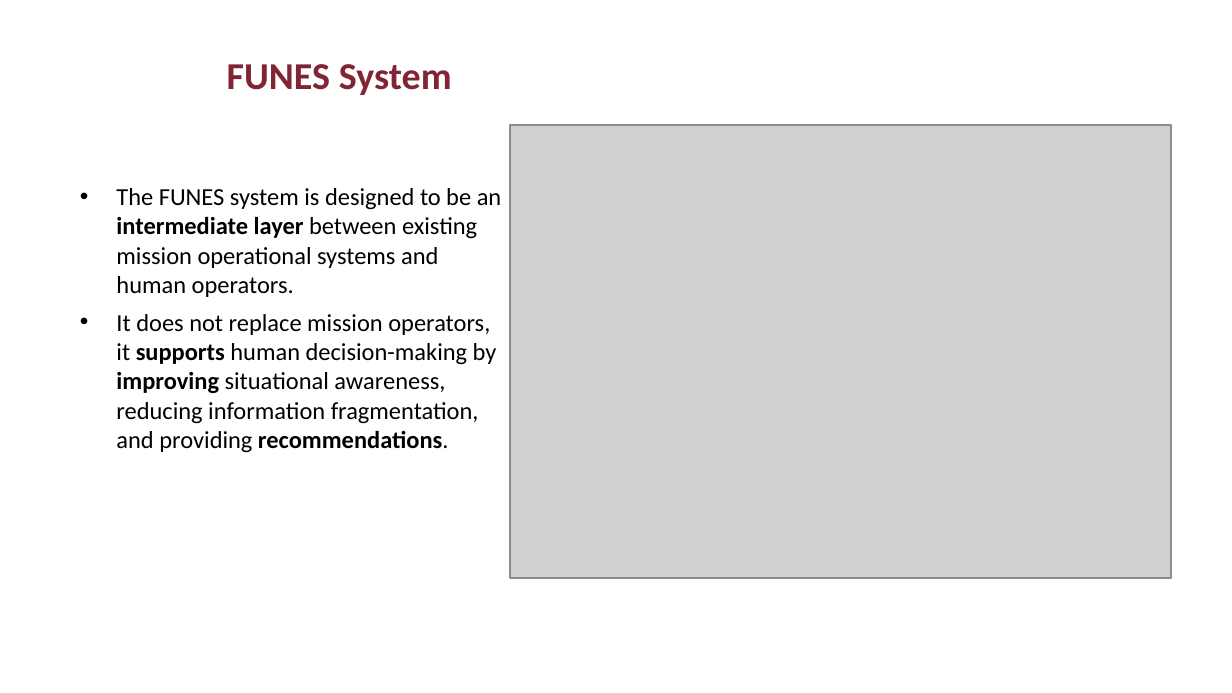
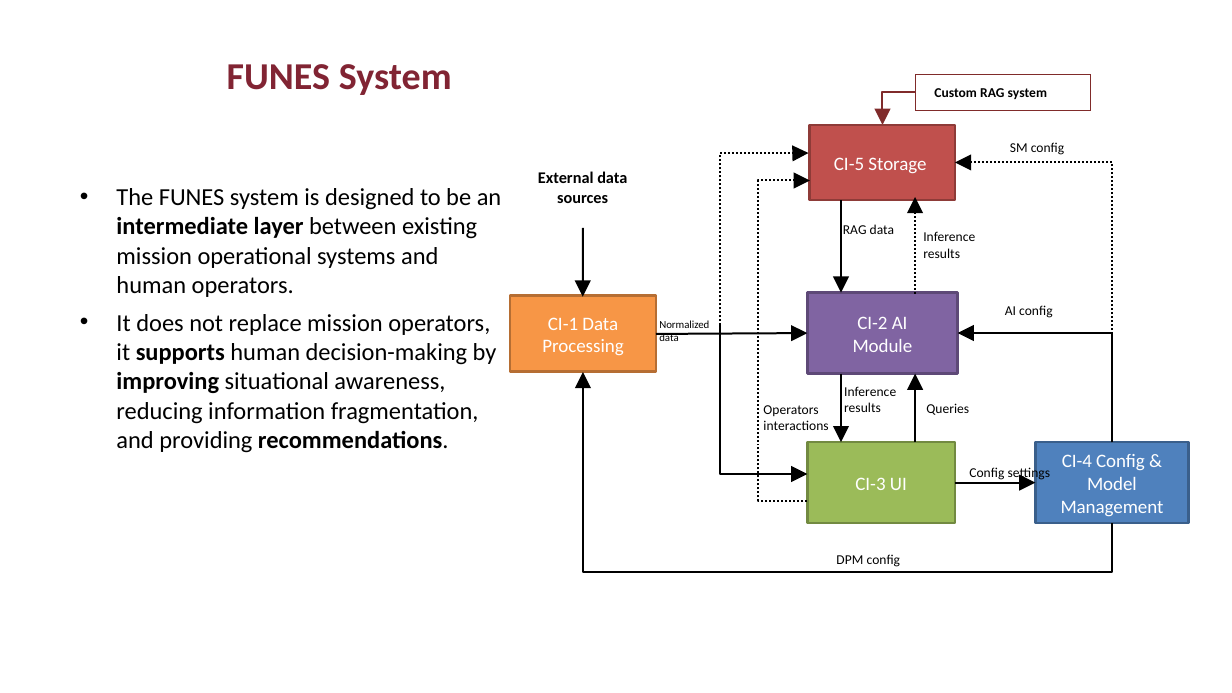
Before and after one commit to AntonLissa/AIRO-thesis, a slide deck: slide 9 of AIRO.pptx (slide 10 before the commit). Drawn at 1232x693 pixels with LibreOffice and Linux fonts; fonts in the diff are those of the drawing; grey boxes stand for pictures; background and template pictures are left out. Boxes give left, top, right and bottom in pixels: in the first picture for what was removed or moved away, otherwise in the second. Text is boxed around its words. In the diff, an @@ line names an element or a change of style, - is before the commit and + after.

```diff
--- a/AIRO.pptx
+++ b/AIRO.pptx
@@ rectangle added at (914, 74, 1089, 111), outline #802B2A 0.75 pt, 5 pt, text #000000, bold @@
+Custom RAG system
@@ elbow arrow added from (914, 92) to (883, 125), #802B2B 0.75 pt @@
@@ picture removed at (510, 125, 1170, 578) @@
@@ rectangle added at (810, 125, 955, 199), fill #C0504D, outline #8E3B39 1 pt, 7 pt, text #FFFFFF @@
+CI-5 Storage
@@ text added at (1010, 142, 1065, 155), 5 pt, text #000000 @@
+SM config
@@ text added at (538, 171, 627, 203), 6 pt, text #000000, bold @@
+External data sources
@@ elbow arrow added from (719, 334) to (808, 152), #000000 0.75 pt dashed @@
@@ elbow arrow added from (1111, 441) to (955, 162), #000000 0.75 pt dashed @@
@@ elbow arrow added from (806, 500) to (810, 180), #000000 0.75 pt dashed @@
@@ arrow added from (840, 199) to (840, 293), #000000 0.75 pt @@
@@ arrow added from (914, 293) to (914, 197), #000000 0.75 pt dashed @@
@@ arrow added from (582, 228) to (582, 297), #000000 0.75 pt @@
@@ text added at (843, 224, 894, 234), 5 pt, text #000000 @@
+RAG data
@@ text added at (923, 231, 975, 258), 5 pt, text #000000 @@
+Inference results
@@ rectangle added at (510, 297, 656, 373), fill #F79646, outline #B76F34 1 pt, 7 pt, text #FFFFFF @@
+CI-1 Data Processing
@@ rectangle added at (806, 293, 957, 373), fill #8064A2, outline #5F4A78 1 pt, 7 pt, text #FFFFFF @@
+CI-2 AI Module
@@ text added at (659, 320, 709, 341), 4 pt, text #000000 @@
+Normalized
+data
@@ elbow arrow added from (719, 324) to (806, 474), #000000 0.75 pt @@
@@ text added at (1005, 305, 1053, 318), 5 pt, text #000000 @@
+AI config
@@ arrow added from (656, 334) to (806, 334), #000000 0.75 pt @@
@@ elbow arrow added from (1111, 441) to (957, 334), #000000 0.75 pt @@
@@ elbow arrow added from (1111, 523) to (582, 371), #000000 0.75 pt @@
@@ arrow added from (840, 373) to (840, 441), #000000 0.75 pt @@
@@ text added at (844, 386, 896, 412), 5 pt, text #000000 @@
+Inference results
@@ arrow added from (914, 441) to (914, 373), #000000 0.75 pt @@
@@ text added at (763, 405, 828, 430), 5 pt, text #000000 @@
+Operators
+interactions
@@ text added at (926, 403, 969, 415), 5 pt, text #000000 @@
+Queries
@@ rectangle added at (806, 441, 955, 521), fill #9BBB59, outline #738A42 1 pt, 7 pt, text #FFFFFF @@
+CI-3 UI
@@ rectangle added at (1035, 441, 1187, 521), fill #4F81BD, outline #3A5F8C 1 pt, 7 pt, text #FFFFFF @@
+CI-4 Config & Model Management
@@ text added at (969, 465, 1051, 481), 5 pt, text #000000 @@
+Config settings
@@ arrow added from (955, 482) to (1035, 482), #000000 0.75 pt @@
@@ text added at (836, 554, 901, 567), 5 pt, text #000000 @@
+DPM config
```
Also in this commit, not shown: 9 other slides changed, 3 slides removed, 1 other file.
